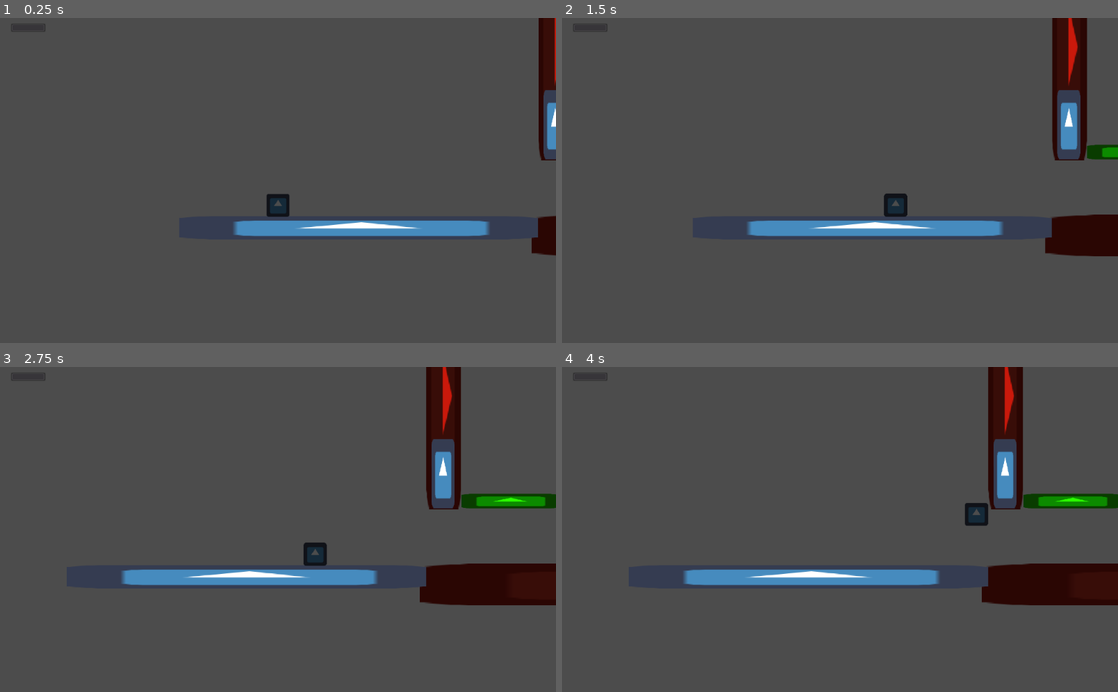
Above: before the commit, frames 1-4 (two rows, left to right).
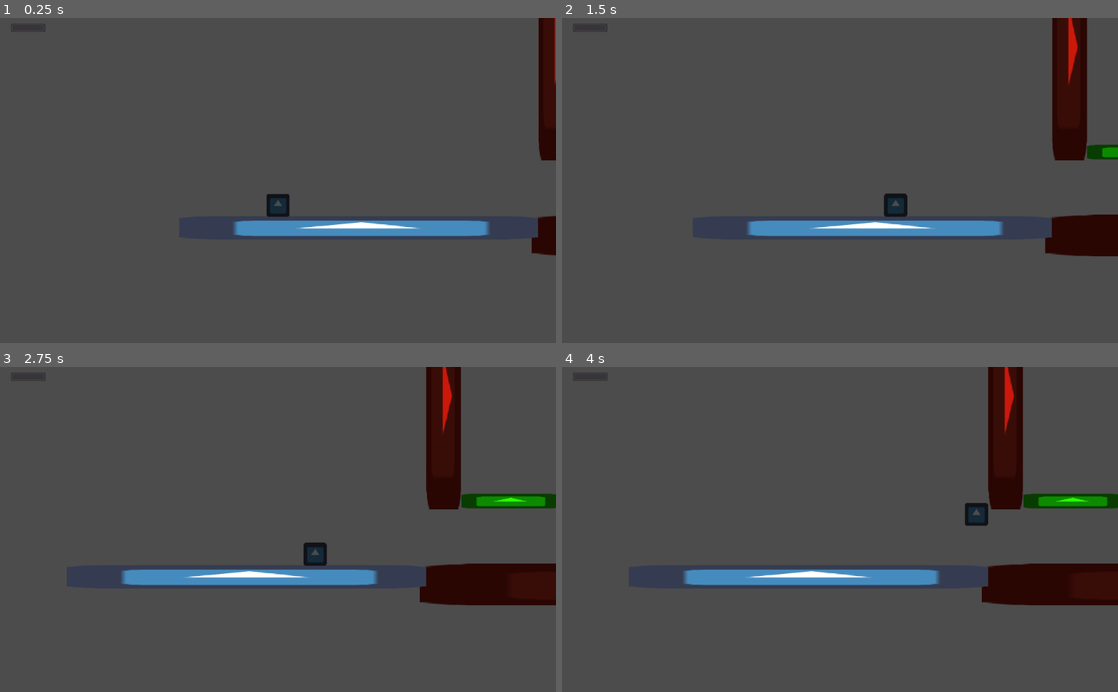
Above: after the commit, the same moments.

Repository: uspgamedev/welcome-to-your-mind
Game: Godot game, scene res://Stages/DepressionStage.tscn
Same seed, same stepped clock (60 frames per second), same inputs: the game is played once before the commit and once after it. The engine's default icon, where the game draws it, is replaced by a stand-in: a white triangle on a blue panel in a dark square. Sound files missing from this copy of the repository are replaced by a short silence.
Inputs:
- Up to frame 1 (0.25 s): no input
- Up to frame 2 (1.5 s): tap Enter at 0.5 s; hold Right (ui_right) from 0.53 s (still down); tap Up (ui_up) at 0.77 s
- Up to frame 3 (2.75 s): tap Up (ui_up) at 1.52 s; release Right (ui_right) at 2.03 s; hold Left (ui_left) from 2.03 s (still down)
- Up to frame 4 (4 s): release Left (ui_left) at 2.78 s; hold Right (ui_right) from 2.78 s (still down); tap Up (ui_up) at 3.02, 3.77 s

The runs differ from the first frame. In frame 1, 0.5% of the frame differs, in the area x 97-100%, y 22-44%; in frame 2, 0.9%, in the area x 89-94%, y 22-44%; in frame 3, 0.9%; in frame 4, 0.9%.

Commit message:
Change LeftDoor position in tree, to make it appear behind the wall

Diff:
--- a/Stages/Depression/PuzzleOctopus.tscn
+++ b/Stages/Depression/PuzzleOctopus.tscn
@@ -8,13 +8,13 @@
 [sub_resource type="RectangleShape2D" id=1]
 
 custom_solver_bias = 0.0
+extents = Vector2( 30, 100 )
+
+[sub_resource type="RectangleShape2D" id=2]
+
+custom_solver_bias = 0.0
 extents = Vector2( 320, 50 )
 
-[sub_resource type="RectangleShape2D" id=2]
-
-custom_solver_bias = 0.0
-extents = Vector2( 30, 100 )
-
 [sub_resource type="RectangleShape2D" id=3]
 
 custom_solver_bias = 0.0
@@ -30,66 +30,33 @@
 custom_solver_bias = 0.0
 extents = Vector2( 21.7433, 10 )
 
-[node name="PuzzleOctopus" type="Node2D" index="0"]
+[node name="PuzzleOctopus" type="Node2D"]
 
 script = ExtResource( 1 )
 
-[node name="LeftWall" type="StaticBody2D" parent="." index="0" groups=[
-"Floor",
-]]
-
-editor/display_folded = true
-position = Vector2( -300, 25 )
-rotation = 1.5708
-input_pickable = false
-collision_layer = 1
-collision_mask = 1
-constant_linear_velocity = Vector2( 0, 0 )
-constant_angular_velocity = 0.0
-friction = 1.0
-bounce = 0.0
-_sections_unfolded = [ "Transform" ]
-__meta__ = {
-"_edit_group_": true
-}
-
-[node name="Sprite" type="Sprite" parent="LeftWall" index="0"]
-
-self_modulate = Color( 0.792969, 0.0989517, 0.046463, 1 )
-rotation = -3.72529e-010
-scale = Vector2( 10, 1.5 )
-texture = ExtResource( 2 )
-_sections_unfolded = [ "Transform", "Visibility" ]
-
-[node name="CollisionShape2D" type="CollisionShape2D" parent="LeftWall" index="1"]
+[node name="LeftDoor" type="StaticBody2D" parent="." index="0"]
+
+position = Vector2( -302.003, 244.867 )
+input_pickable = false
+collision_layer = 1
+collision_mask = 1
+constant_linear_velocity = Vector2( 0, 0 )
+constant_angular_velocity = 0.0
+friction = 1.0
+bounce = 0.0
+__meta__ = {
+"_edit_group_": true
+}
+
+[node name="Sprite" type="Sprite" parent="LeftDoor" index="0"]
+
+scale = Vector2( 1, 3 )
+texture = ExtResource( 2 )
+_sections_unfolded = [ "Transform" ]
+
+[node name="CollisionShape2D" type="CollisionShape2D" parent="LeftDoor" index="1"]
 
 shape = SubResource( 1 )
-_sections_unfolded = [ "Transform" ]
-
-[node name="LeftDoor" type="StaticBody2D" parent="." index="1"]
-
-editor/display_folded = true
-position = Vector2( -302.003, 244.867 )
-input_pickable = false
-collision_layer = 1
-collision_mask = 1
-constant_linear_velocity = Vector2( 0, 0 )
-constant_angular_velocity = 0.0
-friction = 1.0
-bounce = 0.0
-__meta__ = {
-"_edit_group_": true
-}
-
-[node name="Sprite" type="Sprite" parent="LeftDoor" index="0"]
-
-scale = Vector2( 1, 3 )
-texture = ExtResource( 2 )
-_sections_unfolded = [ "Transform" ]
-
-[node name="CollisionShape2D" type="CollisionShape2D" parent="LeftDoor" index="1"]
-
-shape = SubResource( 2 )
 
 [node name="Tween" type="Tween" parent="LeftDoor" index="2"]
 
@@ -100,9 +67,39 @@
 playback/repeat = false
 playback/speed = 1.0
 
+[node name="LeftWall" type="StaticBody2D" parent="." index="1" groups=[
+"Floor",
+]]
+
+position = Vector2( -300, 25 )
+rotation = 1.5708
+input_pickable = false
+collision_layer = 1
+collision_mask = 1
+constant_linear_velocity = Vector2( 0, 0 )
+constant_angular_velocity = 0.0
+friction = 1.0
+bounce = 0.0
+_sections_unfolded = [ "Transform" ]
+__meta__ = {
+"_edit_group_": true
+}
+
+[node name="Sprite" type="Sprite" parent="LeftWall" index="0"]
+
+self_modulate = Color( 0.792969, 0.0989517, 0.046463, 1 )
+rotation = -3.72529e-10
+scale = Vector2( 10, 1.5 )
+texture = ExtResource( 2 )
+_sections_unfolded = [ "Transform", "Visibility" ]
+
+[node name="CollisionShape2D" type="CollisionShape2D" parent="LeftWall" index="1"]
+
+shape = SubResource( 2 )
+_sections_unfolded = [ "Transform" ]
+
 [node name="CameraAjudst" parent="." index="2" instance=ExtResource( 3 )]
 
-editor/display_folded = true
 position = Vector2( -350, 430 )
 _sections_unfolded = [ "Transform" ]
 left_limit = -300
--- a/Stages/DepressionStage.tscn
+++ b/Stages/DepressionStage.tscn
@@ -17,7 +17,6 @@
 
 [node name="Floor" type="StaticBody2D" parent="." index="1"]
 
-editor/display_folded = true
 position = Vector2( -844.791, 530.761 )
 input_pickable = false
 collision_layer = 1
--- a/Stages/TestLevel.tscn
+++ b/Stages/TestLevel.tscn
@@ -11,7 +11,7 @@
 custom_solver_bias = 0.0
 extents = Vector2( 300, 20 )
 
-[node name="Node" type="Node" index="0"]
+[node name="Node" type="Node"]
 
 script = ExtResource( 1 )
 
